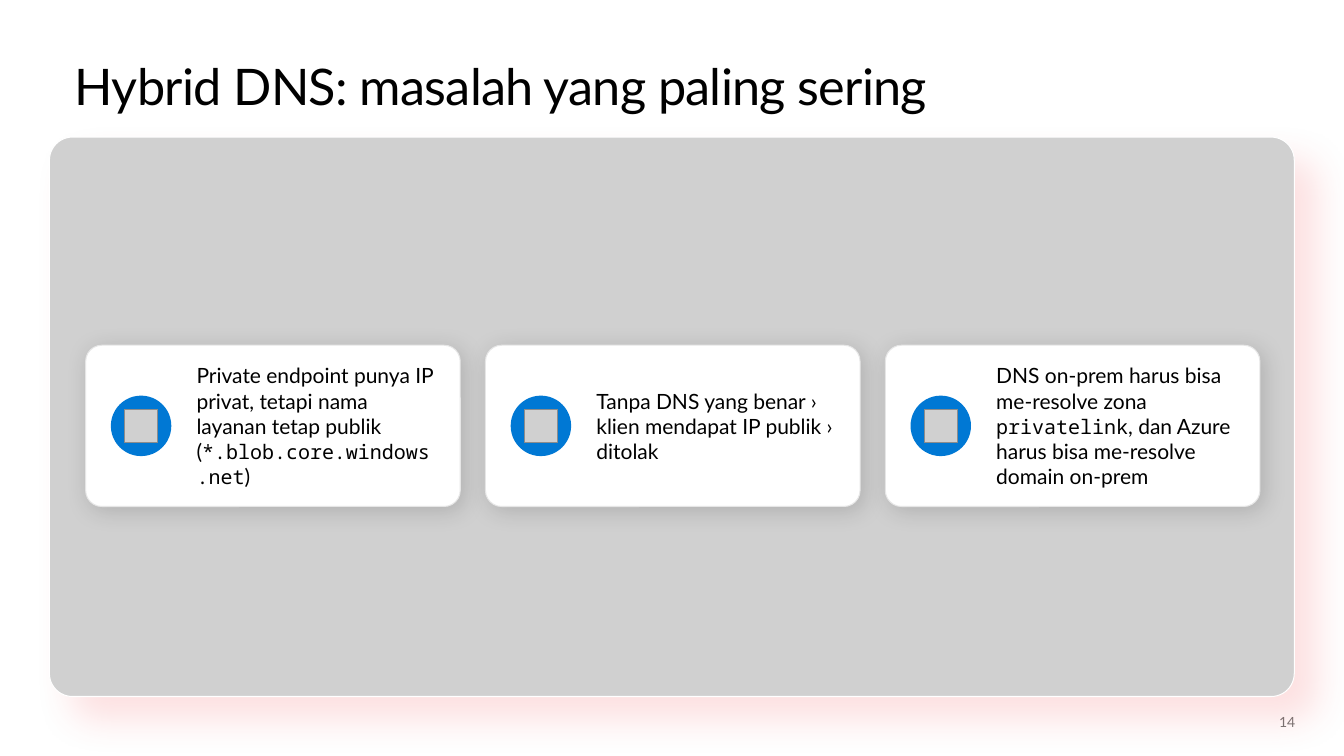
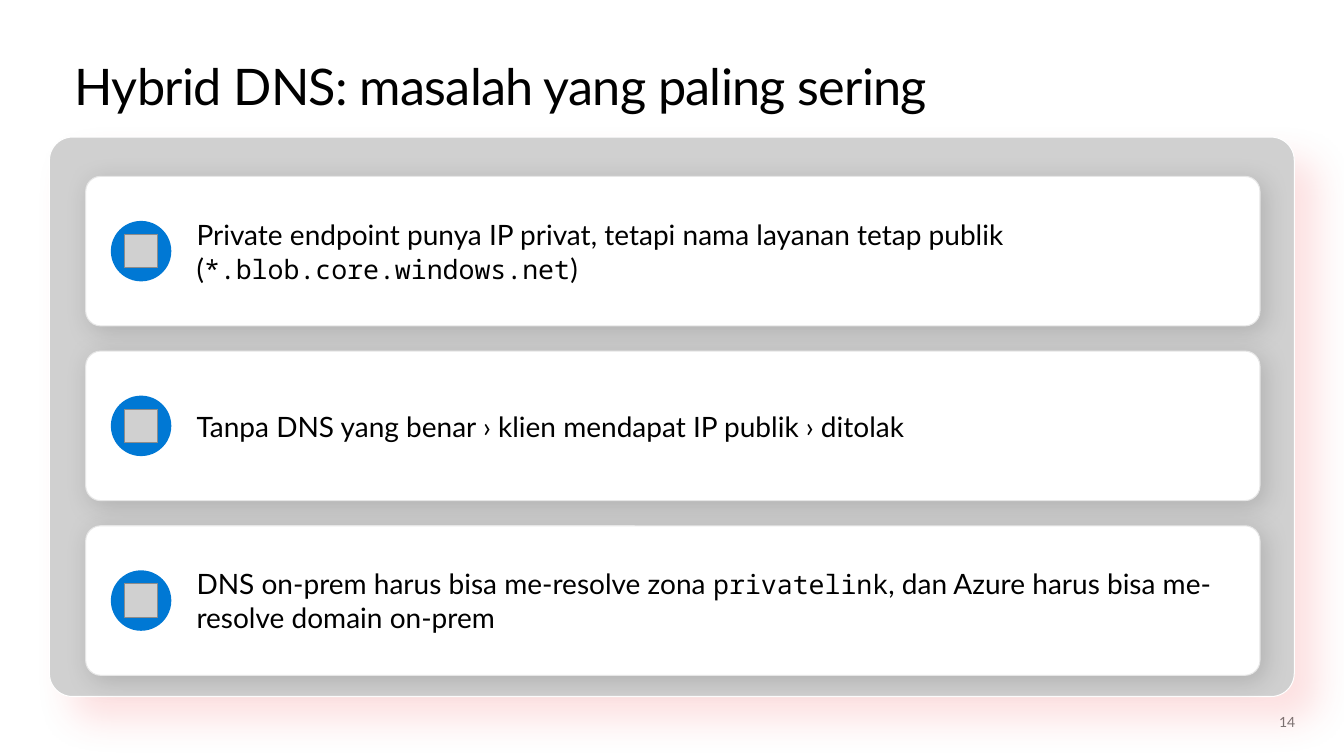
Before and after one commit to medisa-aris/azure-landing-zone-training, a slide deck: slide 14 of slides/pptx/slide_day04_hybrid-connectivity-operations.pptx. Drawn at 1344x756 pixels with LibreOffice and Linux fonts; fonts in the diff are those of the drawing; grey boxes stand for pictures; background and template pictures are left out. Boxes give left, top, right and bottom in pixels: in the first picture for what was removed or moved away, otherwise in the second. Text is boxed around its words. In the diff, an @@ line names an element or a change of style, - is before the commit and + after.

```diff
--- a/slides/pptx/slide_day04_hybrid-connectivity-operations.pptx
+++ b/slides/pptx/slide_day04_hybrid-connectivity-operations.pptx
@@ rounded rectangle added at (86,176,1260,326), fill #FFFFFF, outline #E6E6E6 0.75 pt @@
@@ text "Private endpoint punya IP privat, ...": place and size @@
-text "Private endpoint punya IP privat, ..." at (197,367,433,485)
+text "Private endpoint punya IP privat, ..." at (197,224,1004,280)
@@ text "Private endpoint punya IP privat, ..." at (197,224,1004,280): size 15 to 20 pt in "Private endpoint punya IP privat, tetapi nama ..."; size 14.2 to 19 pt in "(*.blob.core.windows.net)" @@
@@ ellipse: place and size @@
-ellipse at (910,395,971,456)
+ellipse at (111,221,171,281)
@@ picture added at (125,235,158,268) @@
@@ rounded rectangle: place and size @@
-rounded rectangle at (486,345,861,506)
+rounded rectangle at (86,351,1260,500)
@@ rounded rectangle removed at (86,345,461,506) @@
@@ rounded rectangle removed at (885,345,1260,506) @@
@@ text "Tanpa DNS yang benar › ...": place and size @@
-text "Tanpa DNS yang benar › ..." at (596,393,822,459)
+text "Tanpa DNS yang benar › ..." at (197,416,904,442)
@@ text "Tanpa DNS yang benar › ..." at (197,416,904,442): size 15 to 20 pt @@
@@ picture removed at (925,409,958,443) @@
@@ rounded rectangle added at (86,526,1260,676), fill #FFFFFF, outline #E6E6E6 0.75 pt @@
@@ text "DNS on-prem harus bisa me-resolve ...": place and size @@
-text "DNS on-prem harus bisa me-resolve ..." at (996,367,1231,488)
+text "DNS on-prem harus bisa me-resolve ..." at (197,573,1211,633)
@@ text "DNS on-prem harus bisa me-resolve ..." at (197,573,1211,633): size 15 to 20 pt in "DNS on-prem harus bisa me-resolve zona privatelink, ..."; size 14.2 to 19 pt in "privatelink," @@
@@ ellipse: place and size @@
-ellipse at (511,395,572,456)
+ellipse at (111,571,171,631)
@@ picture: place and size @@
-picture at (524,409,558,443)
+picture at (125,584,158,617)
```
Also in this commit, not shown: 6 other slides changed, 5 other files.
